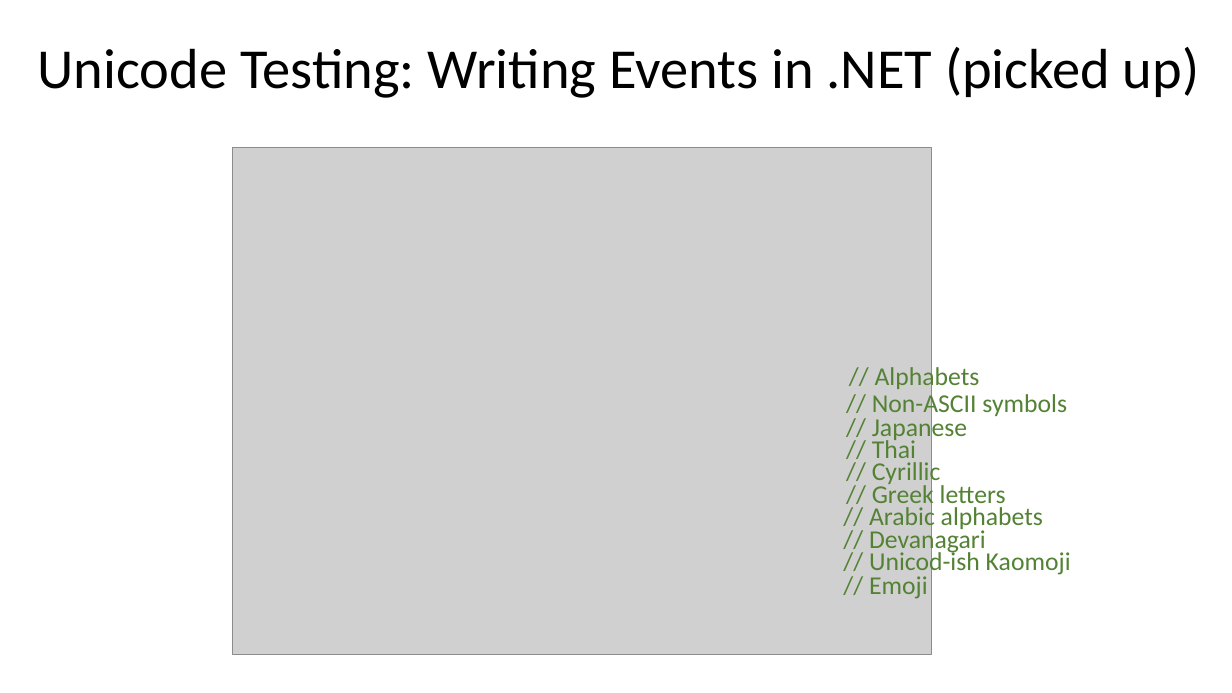
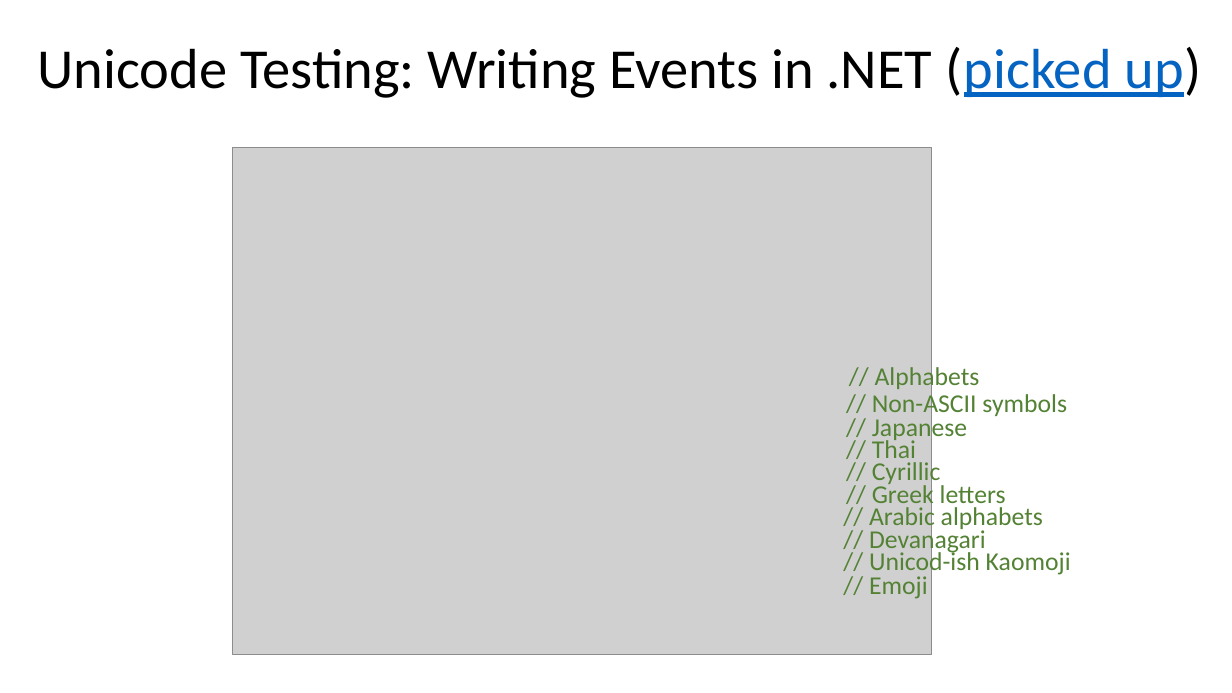
Before and after one commit to cosmo0920/fluentd-meetup-slide-20190717, a slide deck: slide 21 of Fluentd meetup 2019.pptx. Drawn at 1232x693 pixels with LibreOffice and Linux fonts; fonts in the diff are those of the drawing; grey boxes stand for pictures. Boxes give left, top, right and bottom in pixels: in the first picture for what was removed or moved away, otherwise in the second. Text is boxed around its words. In the diff, an @@ line names an element or a change of style, - is before the commit and + after.

```diff
--- a/Fluentd meetup 2019.pptx
+++ b/Fluentd meetup 2019.pptx
@@ title "Unicode Testing: Writing Events in ..." at [38, 47, 1201, 98]: text colour #000000 to #0563C1, underline on in "(picked up)" @@
```
Also in this commit, not shown: 2 other slides changed.
